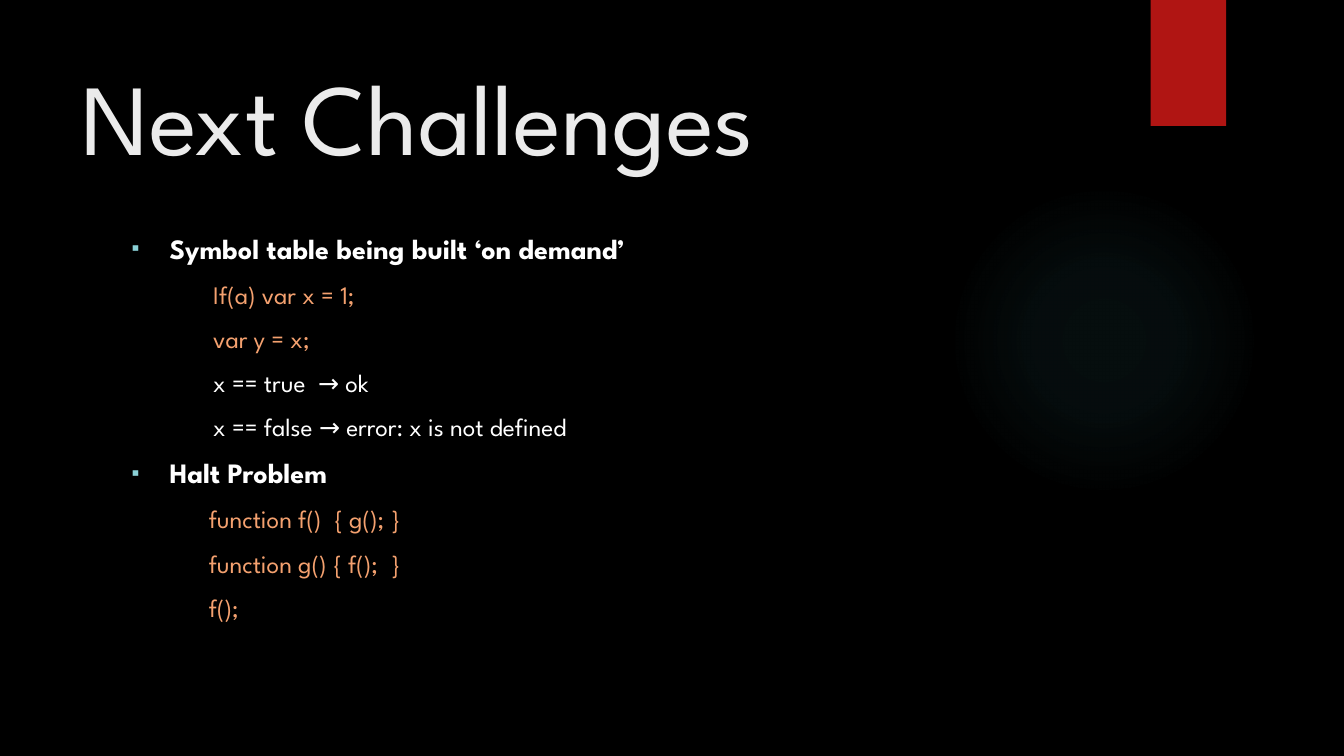
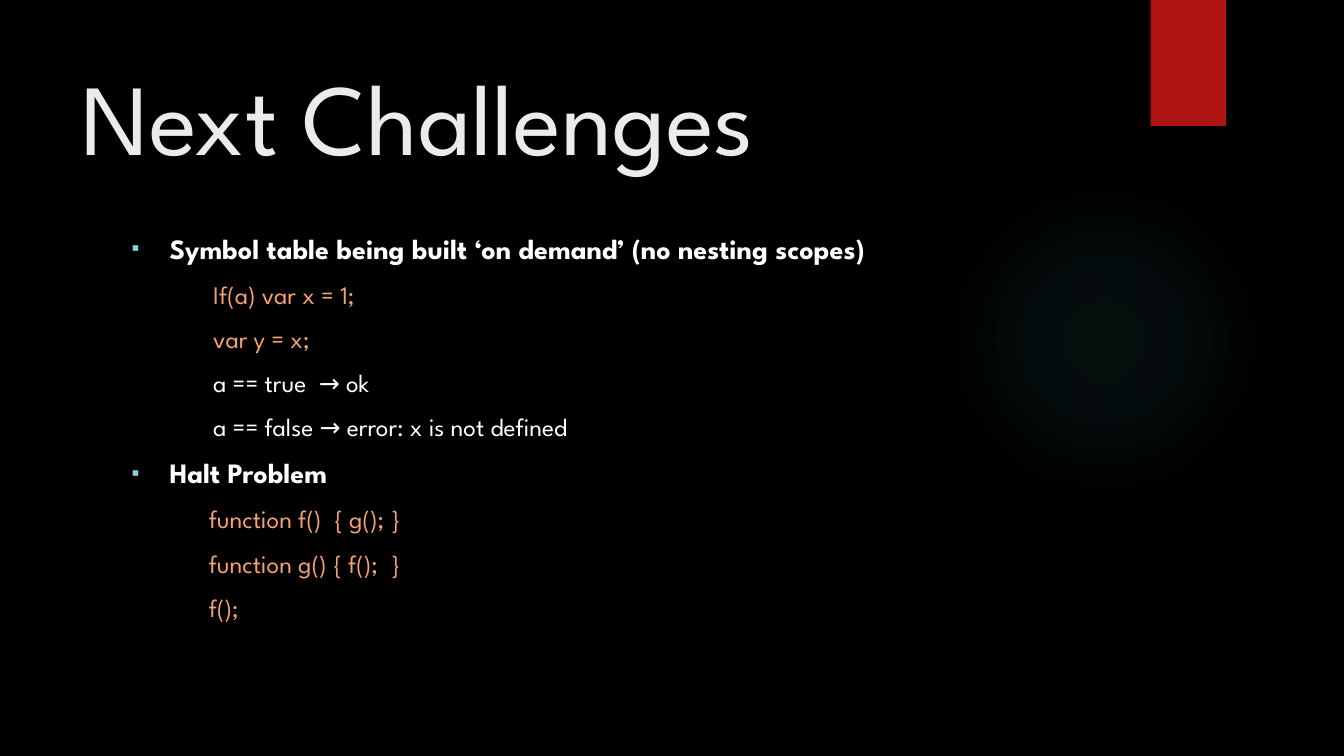
Before and after one commit to itzik-bd/jsfuzzer, a slide deck: slide 6 of ppt/First Phase Completion.pptx (slide 7 before the commit). Drawn at 1344x756 pixels with LibreOffice and Linux fonts; fonts in the diff are those of the drawing; background and template pictures are left out. Boxes give left, top, right and bottom in pixels: in the first picture for what was removed or moved away, otherwise in the second. Text is boxed around its words. In the diff, an @@ line names an element or a change of style, - is before the commit and + after.

```diff
--- a/ppt/First Phase Completion.pptx
+++ b/ppt/First Phase Completion.pptx
@@ text at (170, 239, 864, 265): text changed @@
-▪ Symbol table being built ‘on demand’
+▪ Symbol table being built ‘on demand’ (no nesting scopes)
@@ text at (213, 374, 568, 437): text changed @@
-  x == true → ok
-  x == false → error: x is not defined
+  a == true → ok
+  a == false → error: x is not defined
```
Also in this commit, not shown: 3 other slides changed, 1 slide added, 1 slide removed, 15 other files.
